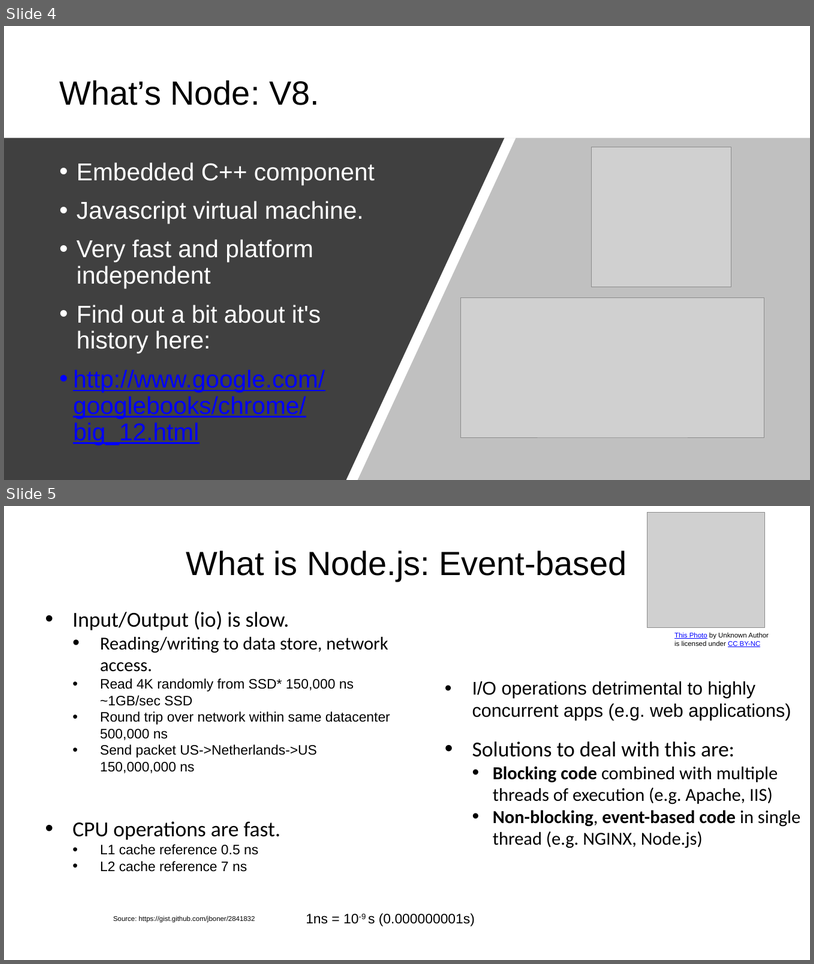
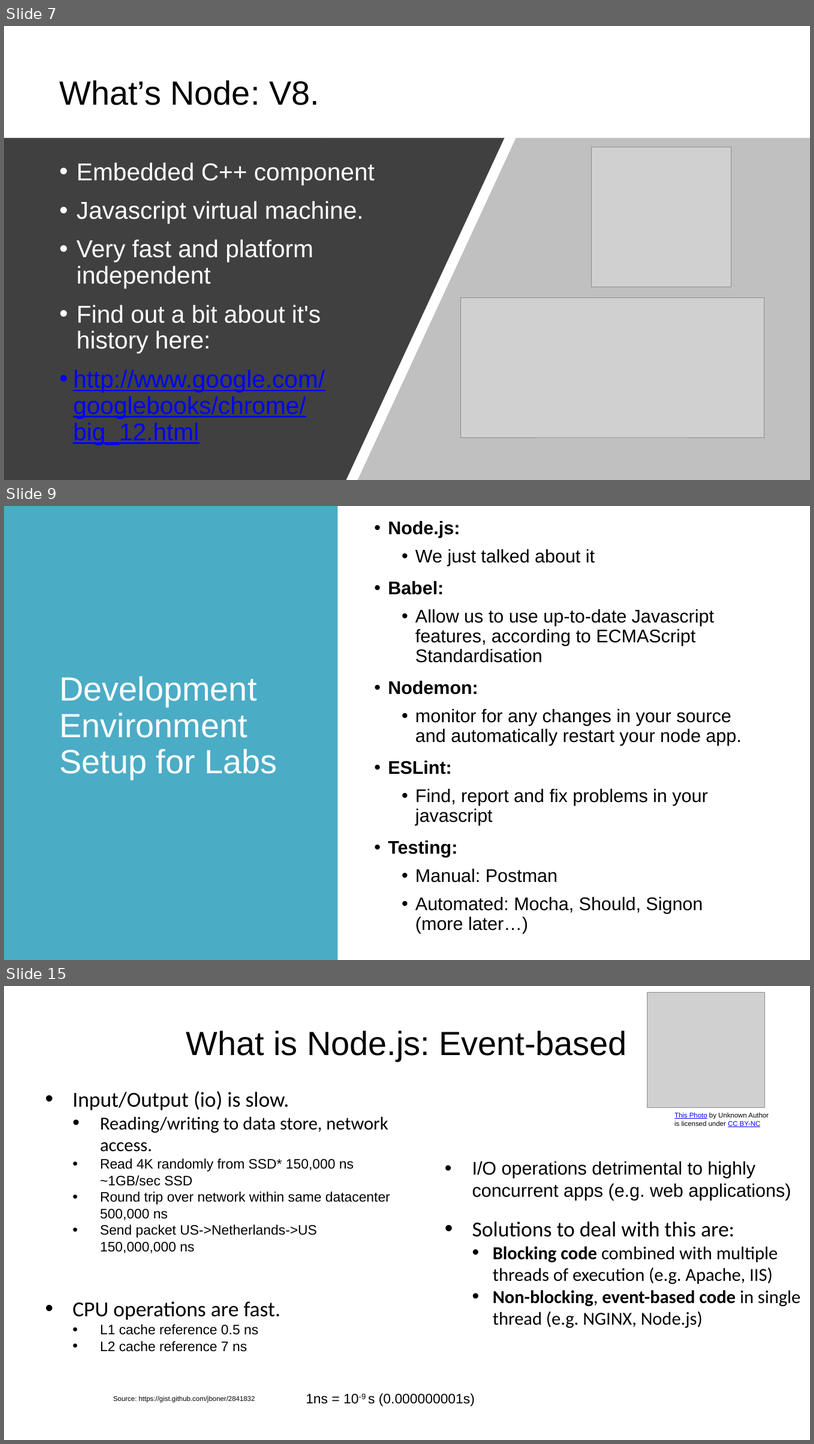
Before and after one commit to diarmuidoconnor/ict-2021, a slide deck: topic09/talk-1/node-2020.pptx. Shown one above the other, each under a label of ours: slides 4 and 5 before the commit, slides 7, 9 and 15 after it; the slides between them are not shown. The pictures are 814x964 and 814x1444 pixels, drawn with LibreOffice and Linux fonts; fonts in the diff are those of the drawing; grey boxes stand for pictures. Boxes give left, top, right and bottom in pixels: in the first picture for what was removed or moved away, otherwise in the second. Text is boxed around its words. In the diff, an @@ line names an element or a change of style, - is before the commit and + after.

```diff
--- a/topic09/talk-1/node-2020.pptx
+++ b/topic09/talk-1/node-2020.pptx
@@ slide 9 added at <box>4,506,810,960</box>, background #FFFFFF @@
@@ rectangle added at <box>4,506,338,960</box>, fill #4BACC6 @@
@@ text added at <box>388,549,741,913</box>, 24 pt, text #000000 @@
+• Node.js:
+  • We just talked about it
+• Babel:
+  • Allow us to use up-to-date Javascript features, according to ECMAScript Standardisation
+• Nodemon:
+  • monitor for any changes in your source and automatically restart your node app.
+• ESLint:
+  • Find, report and fix problems in your javascript
+• Testing:
+  • Manual: Postman
+  • Automated: Mocha, Should, Signon (more later…)
@@ title added at <box>59,676,277,779</box>, 44 pt, text #FFFFFF @@
+Development Environment Setup for Labs
@@ what was slide 4 is now slide 7 @@
@@ what was slide 5 is now slide 15 @@
```
Also in this commit, not shown: 6 slides changed, 15 other slides added, 58 other files.
